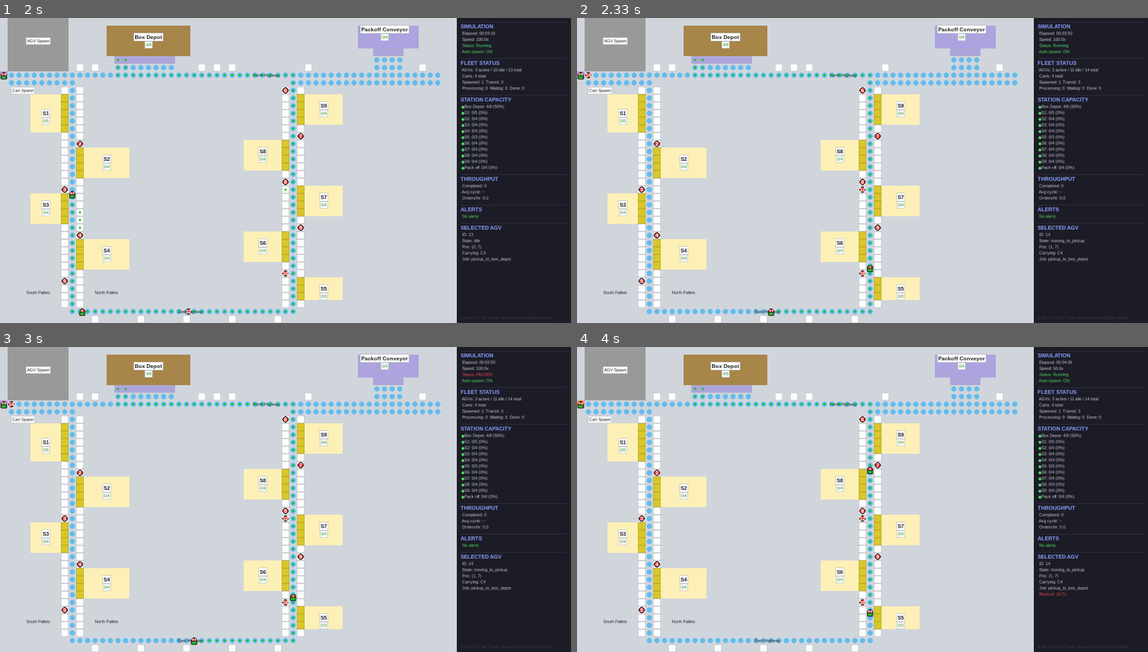
Above: before the commit, frames 1-4 (two rows, left to right).
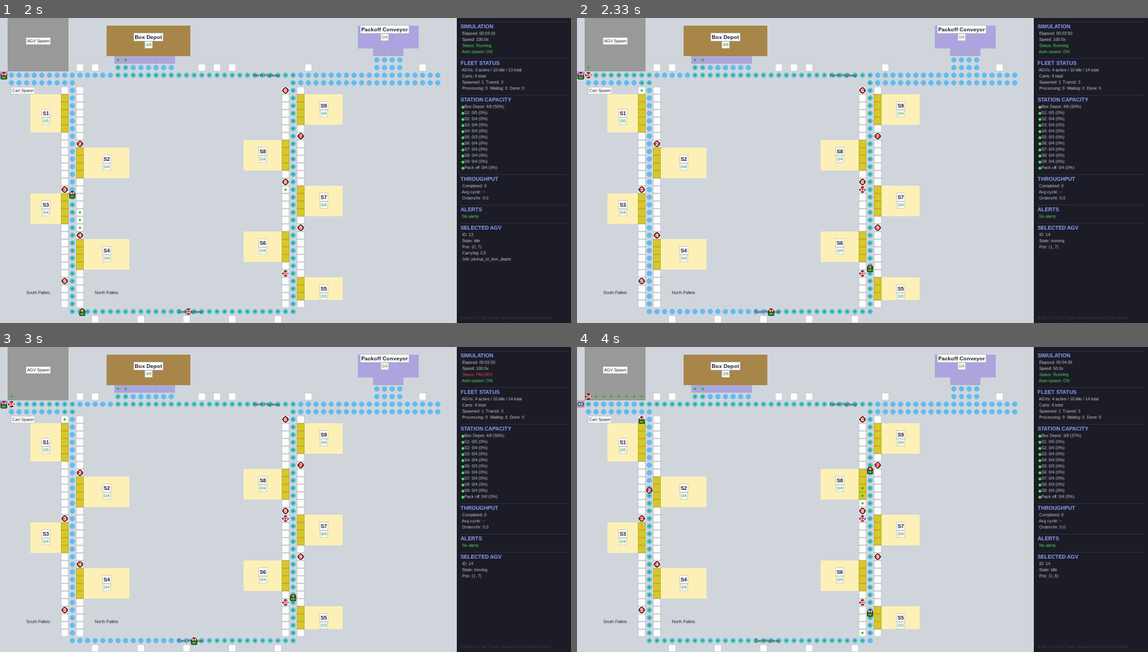
Above: after the commit, the same moments.

Repository: gompcc/WarehouseRepSim
Game: pygame game, started from agv_simulation/__main__.py
Two runs of this game, one before a commit and one after it. Both use one fixed random seed, a clock stepped at 60 frames per second and the inputs below.
Inputs (mouse positions are in pixels of both pictures, inside the frame that each line leads up to):
- Up to frame 1 (2 s): tap A at 0.33, 0.67, 1.67 s; tap D at 1 s; click (285, 188) at 1.38 s
- Up to frame 2 (2.33 s): tap A at 2 s
- Up to frame 3 (3 s): tap Space at 2.33 s
- Up to frame 4 (4 s): hold Down 3.17-3.63 s; tap Space at 3.67 s

Frame 1 is identical in both runs. In frame 2, 0.2% of the frame differs, in the area x 0-92%, y 15-80%; in frame 3, 0.2%; in frame 4, 0.5%, in the area x 0-92%, y 8-97%.

Commit message:
Fix cancel-reassign loop for stuck pickup jobs
When a stuck pickup job was cancelled and re-queued, it was immediately
reassigned to the same AGV (still nearest), creating an infinite loop.
Track failed AGV IDs on the job so _assign_jobs skips them and tries a
different AGV. Falls back to all AGVs if every one has failed.

Co-Authored-By: Claude Opus 4.6 (1M context) <noreply@anthropic.com>

Diff:
--- a/agv_simulation/dispatcher.py
+++ b/agv_simulation/dispatcher.py
@@ -286,8 +286,12 @@
         for job in self.pending_jobs:
             if not free_agvs or len(assigned) >= slots:
                 break
+            # Skip AGVs that already failed this job
+            candidates = [a for a in free_agvs if a.agv_id not in job.failed_agvs]
+            if not candidates:
+                candidates = free_agvs  # all failed — retry anyway
             best_agv = min(
-                free_agvs,
+                candidates,
                 key=lambda a: abs(a.pos[0] - job.cart.pos[0]) + abs(a.pos[1] - job.cart.pos[1]),
             )
             dist = abs(best_agv.pos[0] - job.cart.pos[0]) + abs(best_agv.pos[1] - job.cart.pos[1])
@@ -512,6 +516,7 @@
                 if job in self.active_jobs:
                     self.active_jobs.remove(job)
                 job.assigned_agv = None
+                job.failed_agvs.add(agv.agv_id)
                 self.pending_jobs.append(job)
                 logger.info(
                     "[Dispatcher] Cancelled stuck Job #%d (AGV %d) — re-queued",
--- a/agv_simulation/models.py
+++ b/agv_simulation/models.py
@@ -106,6 +106,7 @@
         self.assigned_agv = None
         self.dispatch_attempts: int = 0
         self.last_dispatch_attempt: float = 0.0
+        self.failed_agvs: set[int] = set()  # AGV IDs that failed this job
 
 
 # Station capacities
